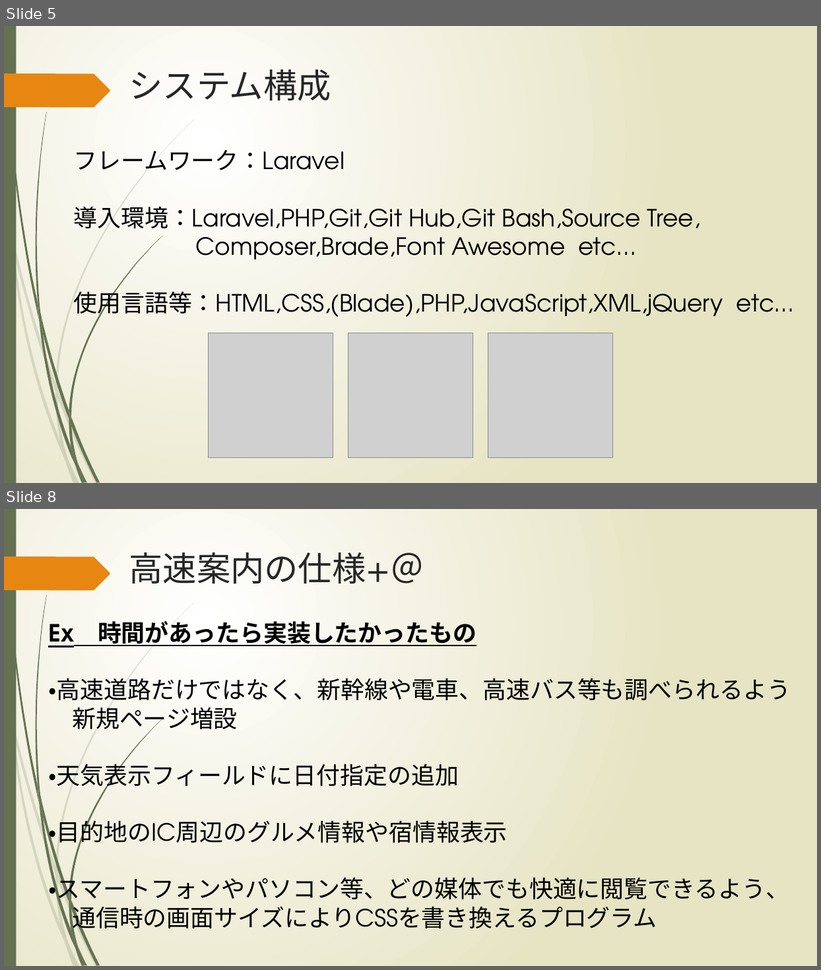
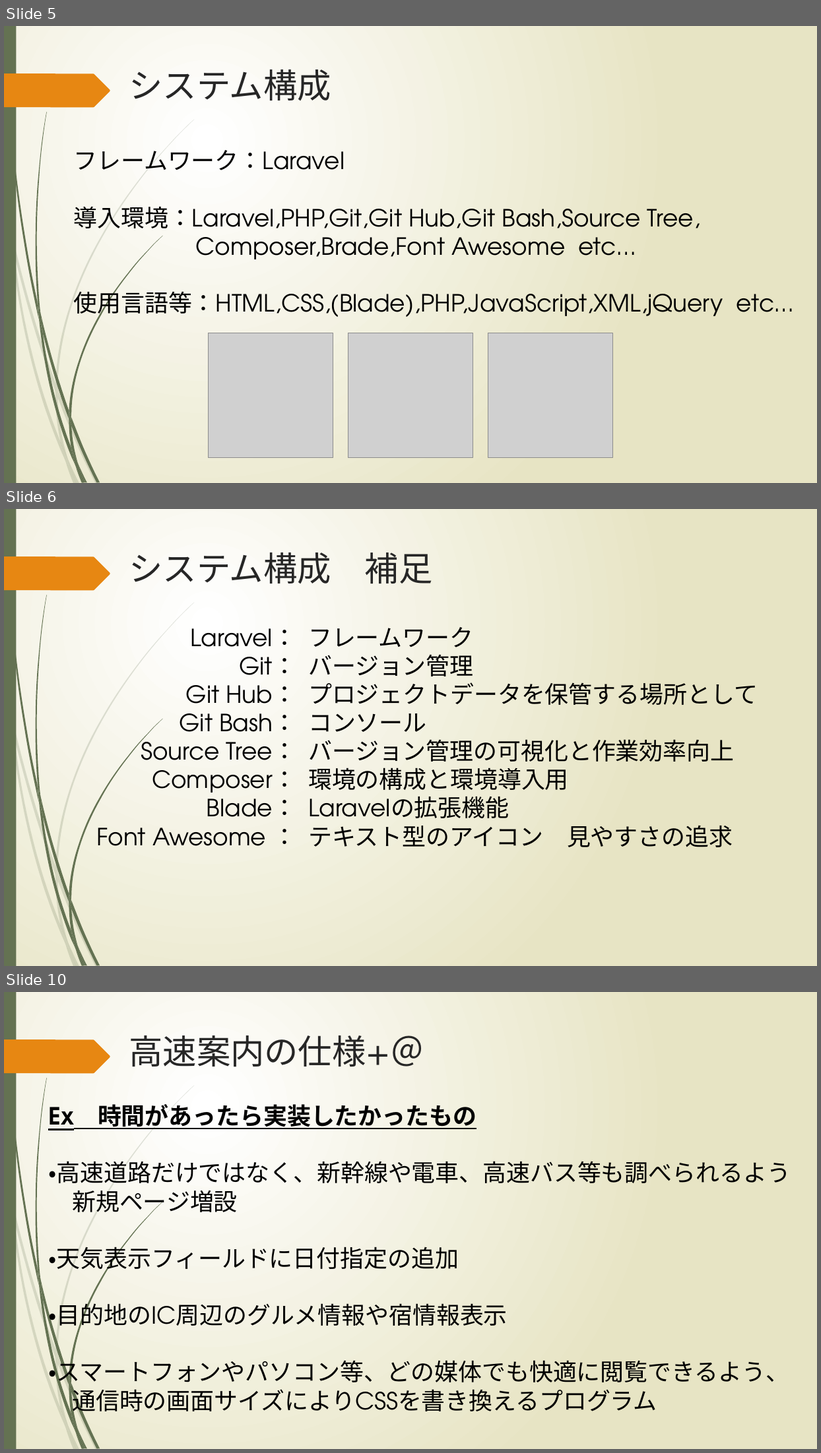
Before and after one commit to Iorin0124/KCGproject2, a slide deck: memo/高速案内.pptx. Shown one above the other, each under a label of ours: slides 5 and 8 before the commit, slides 5, 6 and 10 after it; the slides between them are not shown. The pictures are 821x970 and 821x1453 pixels, drawn with LibreOffice and Linux fonts; fonts in the diff are those of the drawing; grey boxes stand for pictures. Boxes give left, top, right and bottom in pixels: in the first picture for what was removed or moved away, otherwise in the second. Text is boxed around its words. In the diff, an @@ line names an element or a change of style, - is before the commit and + after.

```diff
--- a/memo/高速案内.pptx
+++ b/memo/高速案内.pptx
@@ slide 6 added at bbox=[4, 509, 817, 966], background gradient #FFFFFF to #E8E6C4; not listed: 24 template elements that a slide beside it also shows @@
@@ title added at bbox=[129, 553, 433, 584], 40 pt, text #262626 @@
+システム構成 補足
@@ text added at bbox=[308, 627, 758, 848], 28 pt, text #000000 @@
+フレームワーク
+バージョン管理
+プロジェクトデータを保管する場所として
+コンソール
+バージョン管理の可視化と作業効率向上
+環境の構成と環境導入用
+Laravelの拡張機能
+テキスト型のアイコン 見やすさの追求
@@ text added at bbox=[96, 628, 297, 846], 28 pt, text #000000 @@
+Laravel：
+Git：
+Git Hub：
+Git Bash：
+Source Tree：
+Composer：
+Blade：
+Font Awesome ：
@@ what was slide 8 is now slide 10 @@
```
Also in this commit, not shown: 2 slides changed, 1 other slide added, 2 other files.
